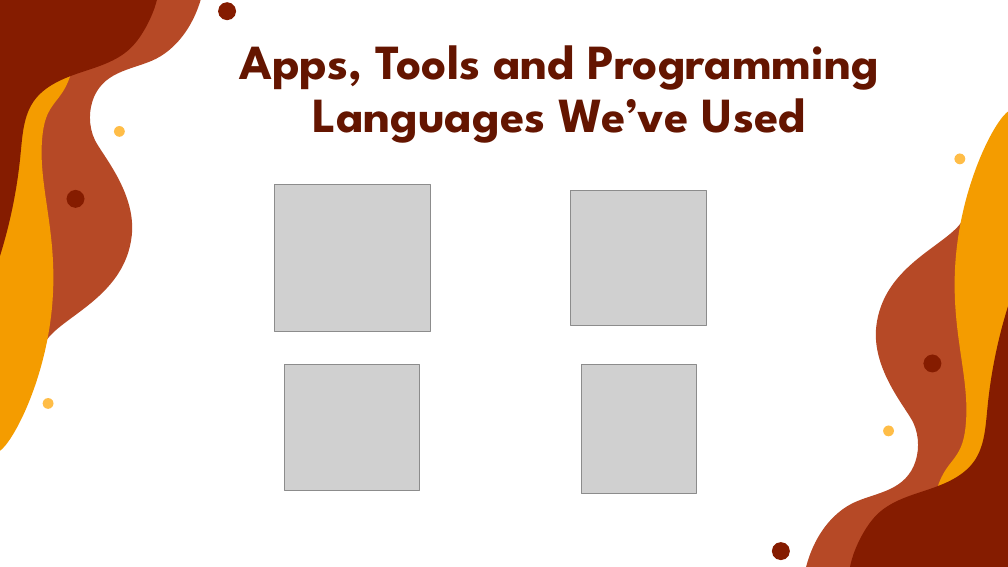
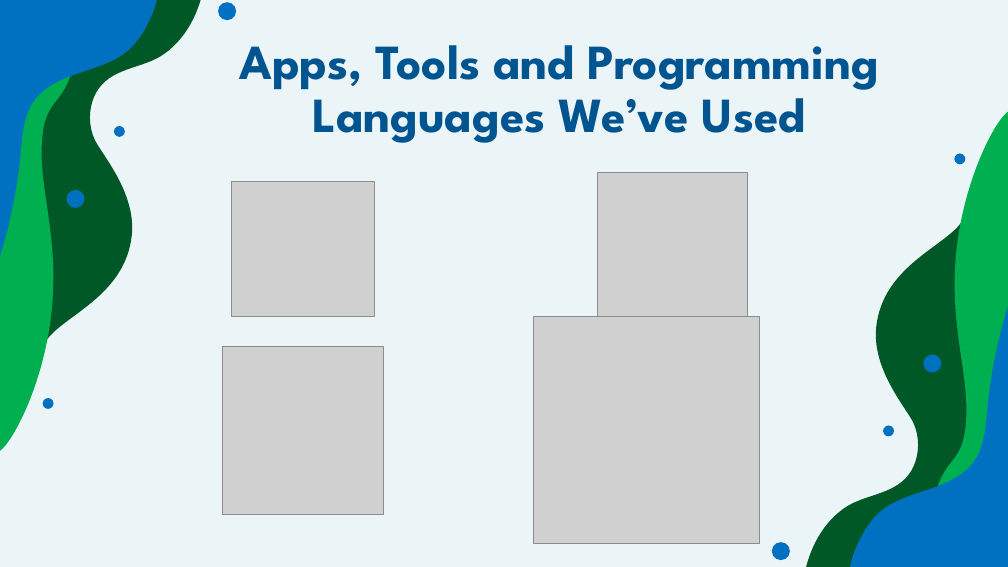
Before and after one commit to codingburgas/2223-otj-10-project-the-car-rental-system-KGTenev20, a slide deck: slide 3 of Presentation.pptx (slide 5 before the commit). Drawn at 1008x567 pixels with LibreOffice and Linux fonts; fonts in the diff are those of the drawing; grey boxes stand for pictures. Boxes give left, top, right and bottom in pixels: in the first picture for what was removed or moved away, otherwise in the second. Text is boxed around its words. In the diff, an @@ line names an element or a change of style, - is before the commit and + after.

```diff
--- a/Presentation.pptx
+++ b/Presentation.pptx
@@ background #FFFFFF to #EBF5F8 @@
@@ freeform shape at (0, 8, 79, 463): fill #F49C00 to #00B050 @@
@@ freeform shape at (15, 0, 206, 409): fill #B64926 to #005827 @@
@@ title "Apps, Tools and Programming Languages ..." at (239, 45, 879, 143): text colour #641500 to #005490 @@
@@ freeform shape at (929, 99, 1008, 554): fill #F49C00 to #00B050 @@
@@ picture: place and size @@
-picture at (571, 190, 706, 325)
+picture at (597, 172, 748, 327)
@@ freeform shape at (803, 154, 994, 567): fill #B64926 to #005827 @@
@@ picture: place and size @@
-picture at (274, 185, 430, 332)
+picture at (231, 181, 374, 317)
@@ picture added at (533, 317, 760, 544) @@
@@ picture added at (222, 347, 383, 515) @@
@@ picture removed at (284, 364, 420, 491) @@
@@ picture removed at (582, 364, 696, 494) @@
@@ fill #FFBD47 to #0070C0 in 4 elements at (42, 399, 53, 409), (114, 126, 125, 137), (955, 154, 966, 164), (883, 426, 894, 436) @@
@@ fill #851C00 to #0070C0 in 6 elements at (67, 190, 85, 208), (0, 0, 159, 270), (218, 2, 236, 20), (924, 355, 942, 373), (849, 292, 1008, 567), (772, 542, 790, 560) @@
```
Also in this commit, not shown: 5 other slides changed, 1 slide removed.
